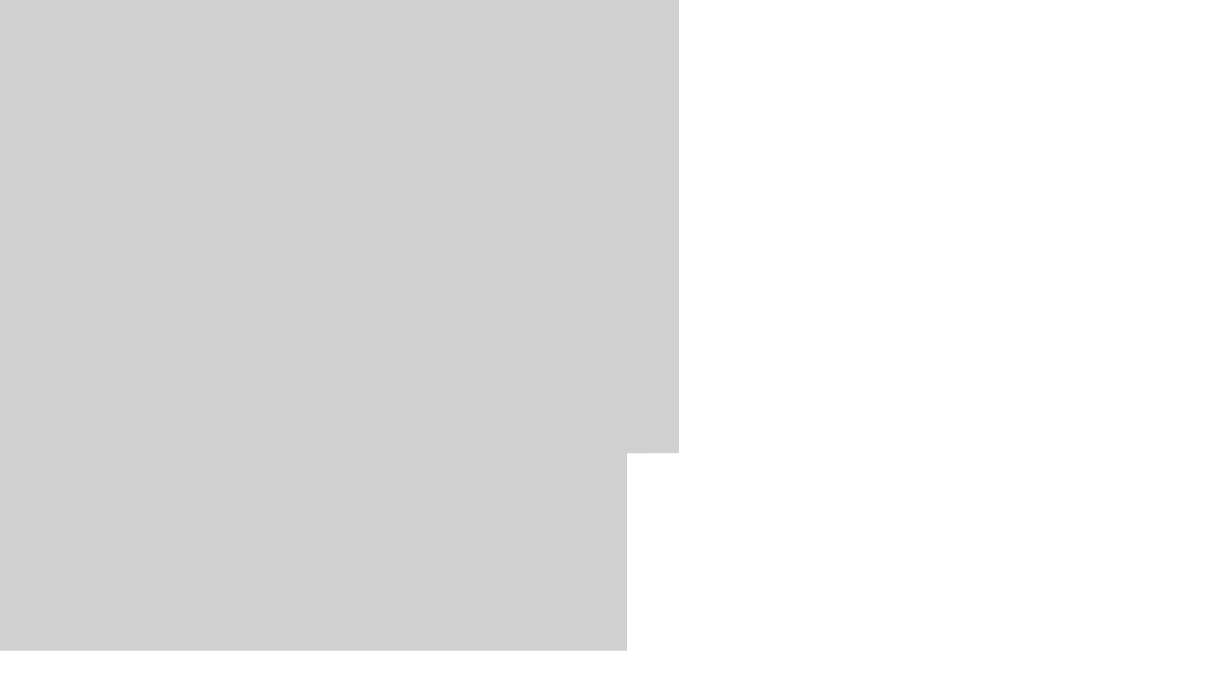
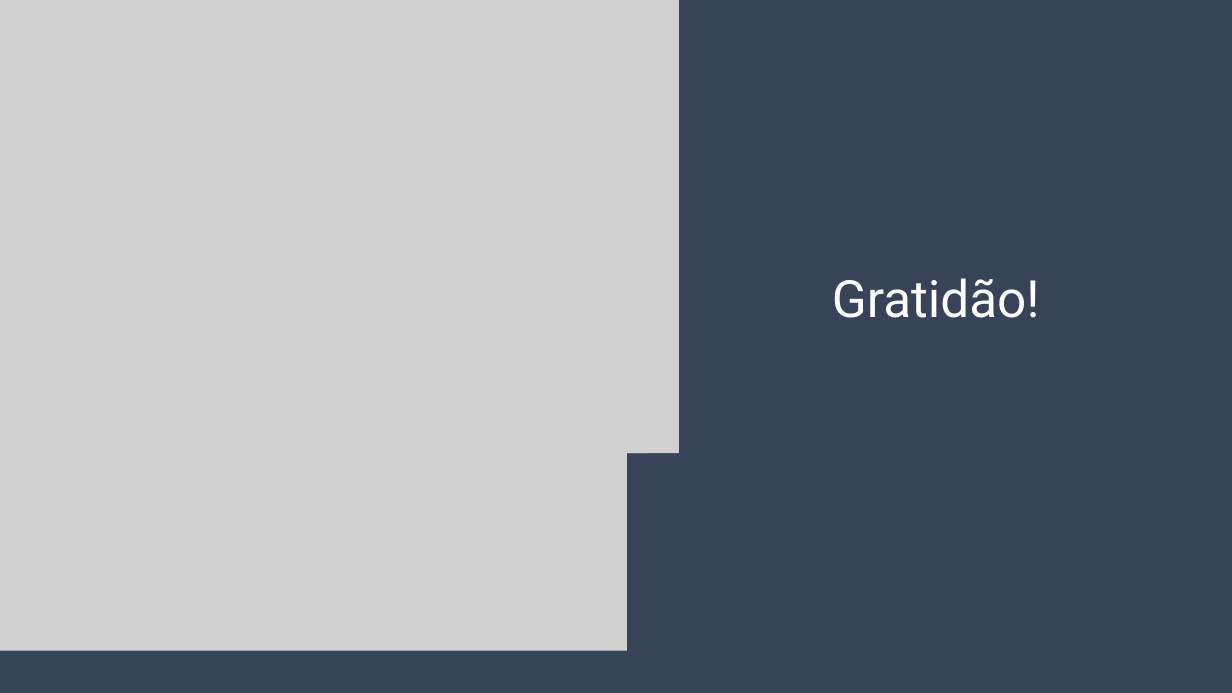
Before and after one commit to Natan20/Curso-Modelagem-De-Sistemas-Material, a slide deck: slide 106 of Aula 06 - 25-09-2026/Aula 6 - Slides.pptx. Drawn at 1232x693 pixels with LibreOffice and Linux fonts; fonts in the diff are those of the drawing; grey boxes stand for pictures. Boxes give left, top, right and bottom in pixels: in the first picture for what was removed or moved away, otherwise in the second. Text is boxed around its words. In the diff, an @@ line names an element or a change of style, - is before the commit and + after.

```diff
--- a/Aula 06 - 25-09-2026/Aula 6 - Slides.pptx
+++ b/Aula 06 - 25-09-2026/Aula 6 - Slides.pptx
@@ background #FFFFFF to #374359 @@
@@ text added at [832,278,1040,318], 60 pt, text #FFFFFF @@
+Gratidão!
```
Also in this commit, not shown: 47 other slides changed, 5 other files.
